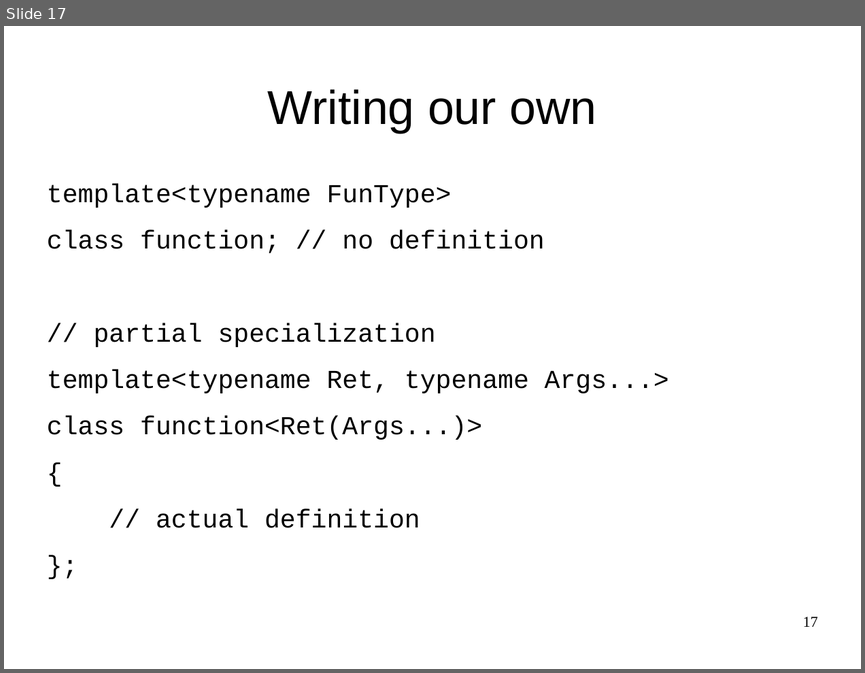
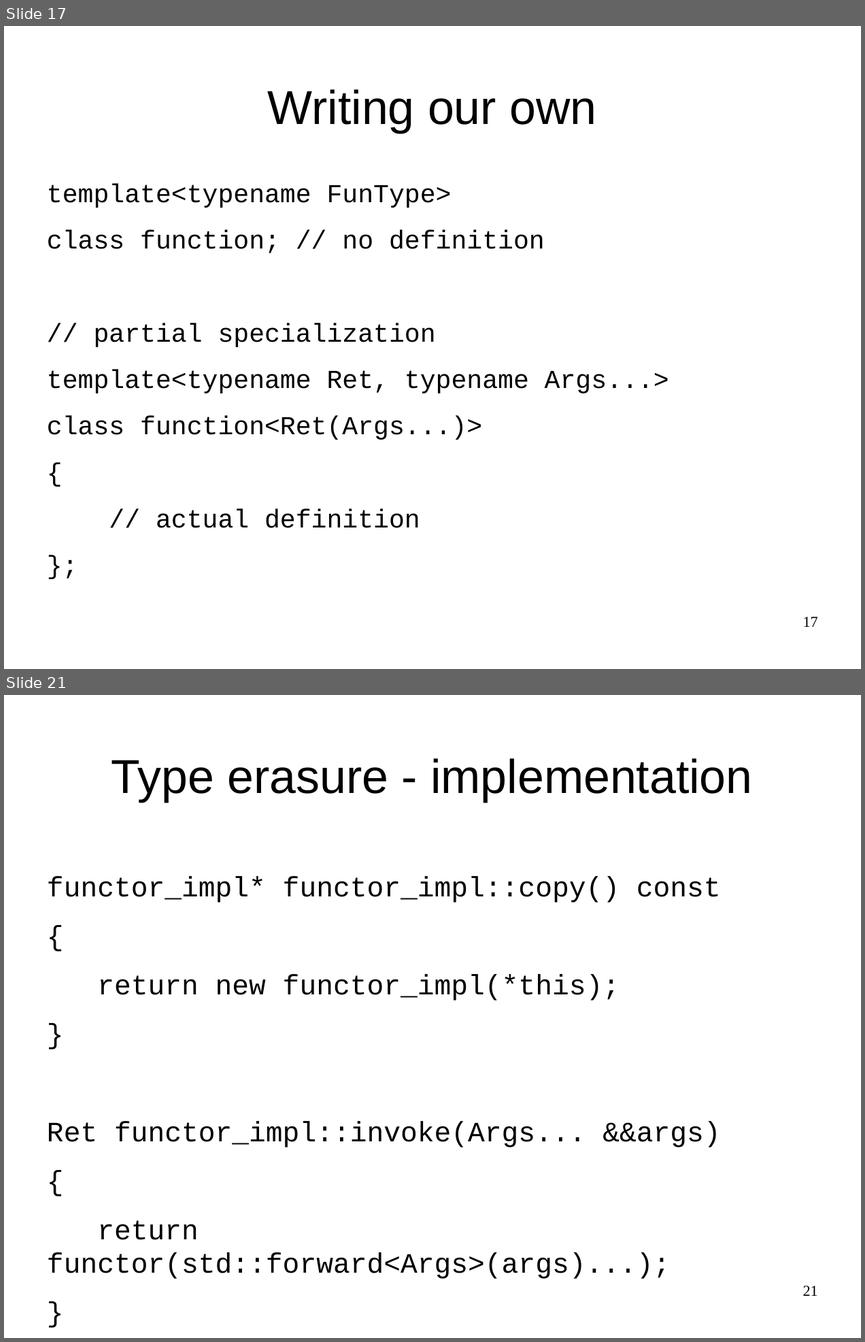
Before and after one commit to maciekgajewski/demystifying_std_function, a slide deck: demystifying-std-function.odp. Shown one above the other, each under a label of ours: slide 17 before the commit, slides 17 and 21 after it; the slides between them are not shown. The pictures are 865x673 and 865x1342 pixels, drawn with LibreOffice and Linux fonts; fonts in the diff are those of the drawing. Boxes give left, top, right and bottom in pixels: in the first picture for what was removed or moved away, otherwise in the second. Text is boxed around its words. In the diff, an @@ line names an element or a change of style, - is before the commit and + after.

```diff
--- a/demystifying-std-function.odp
+++ b/demystifying-std-function.odp
@@ slide 21 added at [4, 695, 861, 1338], background #FFFFFF @@
@@ title added at [111, 758, 752, 802], 44 pt, text #000000 @@
+Type erasure - implementation
@@ text added at [47, 876, 721, 1278], 26 pt, text #000000 @@
+functor_impl* functor_impl::copy() const
+{
+return new functor_impl(*this);
+}
+Ret functor_impl::invoke(Args... &&args)
+{
+return functor(std::forward<Args>(args)...);
+}
@@ page number added at [803, 1285, 818, 1295], 14 pt, text #000000 @@
+21
```
Also in this commit, not shown: 1 slide changed, 4 other slides added.
